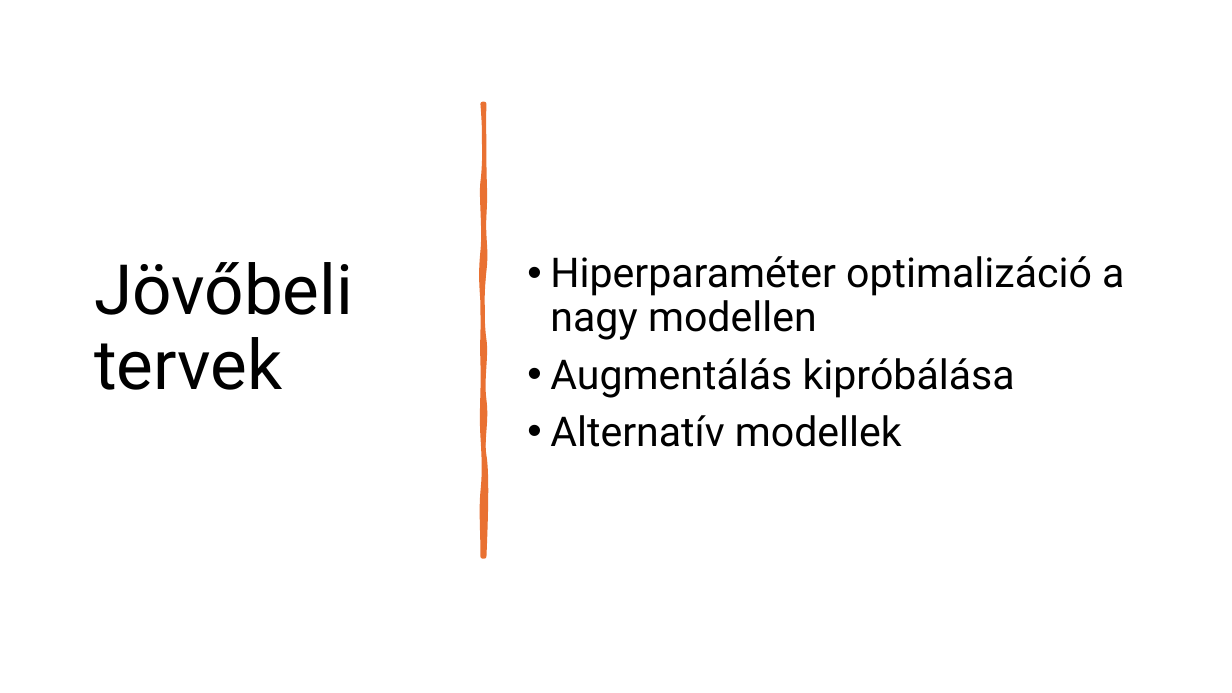
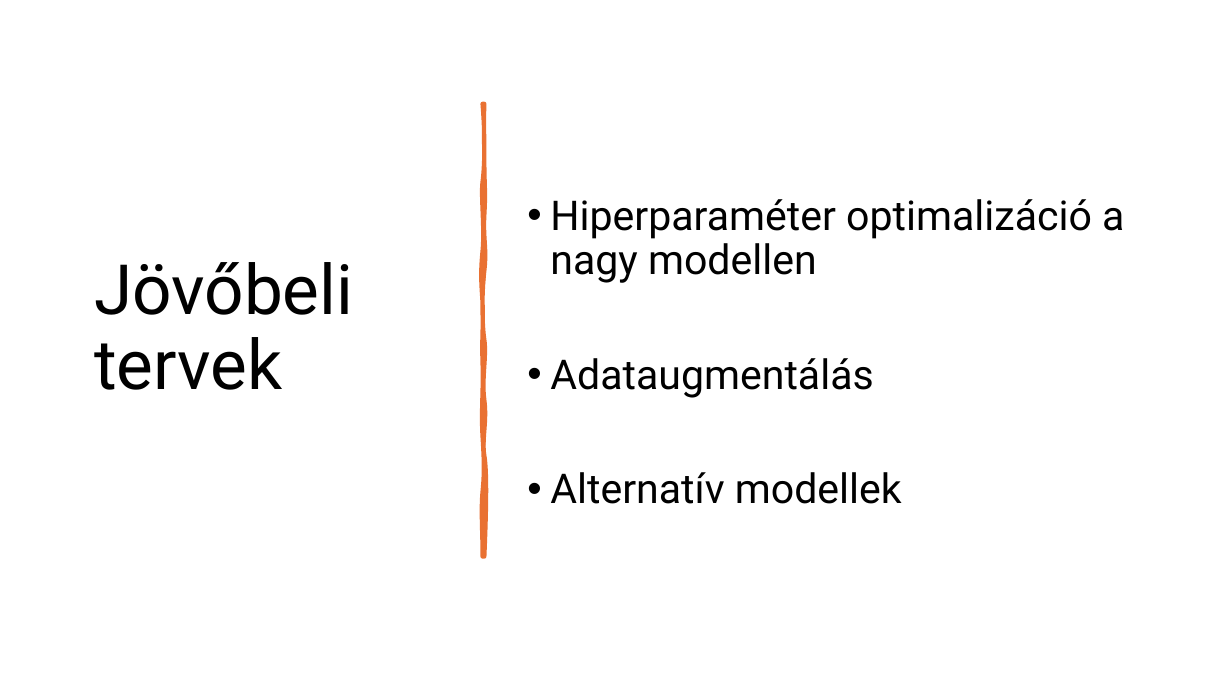
Before and after one commit to istex9/ctr-alt-segmentAnything, a slide deck: slide 8 of Ctrl-Alt-SegmentAnything_prezentacio.pptx. Drawn at 1232x693 pixels with LibreOffice and Linux fonts; fonts in the diff are those of the drawing. Boxes give left, top, right and bottom in pixels: in the first picture for what was removed or moved away, otherwise in the second. Text is boxed around its words. In the diff, an @@ line names an element or a change of style, - is before the commit and + after.

```diff
--- a/Ctrl-Alt-SegmentAnything_prezentacio.pptx
+++ b/Ctrl-Alt-SegmentAnything_prezentacio.pptx
@@ text at (550,358,873,398): text changed @@
-• Augmentálás kipróbálása
+• Adataugmentálás
```
Also in this commit, not shown: 4 other slides changed.
